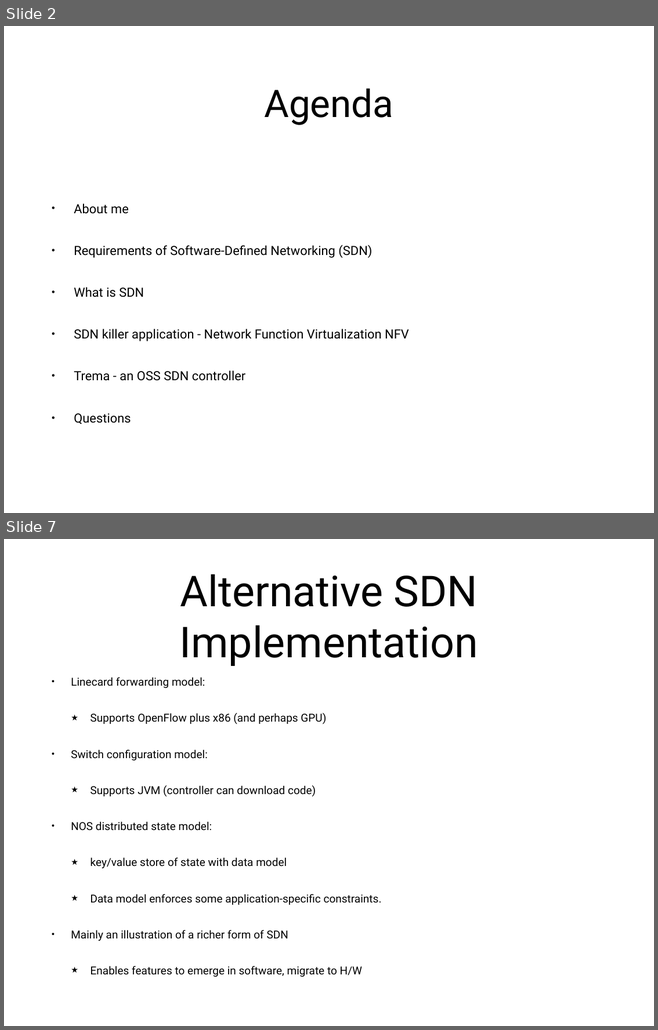
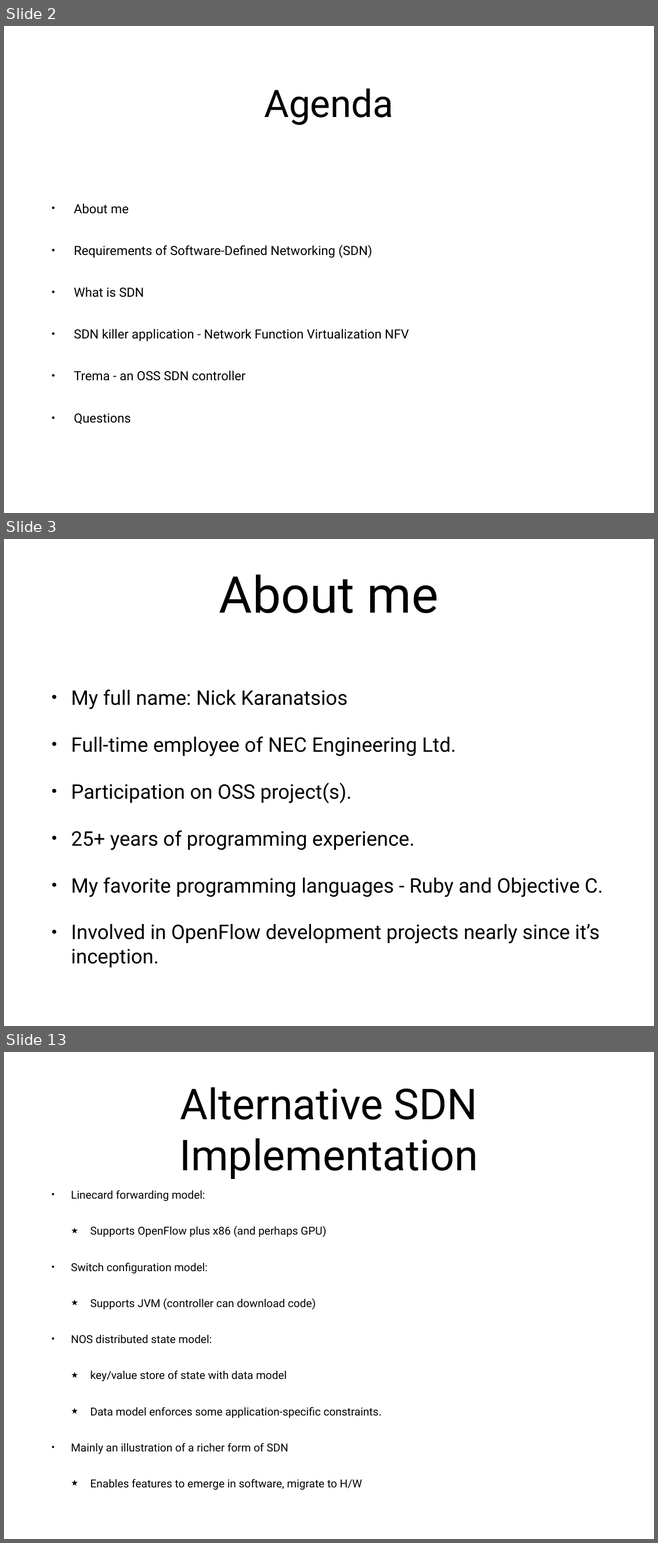
Before and after one commit to nickkaranatsios/ruby-utils, a slide deck: docs/sdn-lecture-notes.pptx. Shown one above the other, each under a label of ours: slides 2 and 7 before the commit, slides 2, 3 and 13 after it; the slides between them are not shown. The pictures are 658x1030 and 658x1543 pixels, drawn with LibreOffice and Linux fonts; fonts in the diff are those of the drawing. Boxes give left, top, right and bottom in pixels: in the first picture for what was removed or moved away, otherwise in the second. Text is boxed around its words. In the diff, an @@ line names an element or a change of style, - is before the commit and + after.

```diff
--- a/docs/sdn-lecture-notes.pptx
+++ b/docs/sdn-lecture-notes.pptx
@@ slide 3 added at (4, 539, 654, 1026), background #FFFFFF @@
@@ title added at (219, 574, 438, 613), 80 pt, text #000000 @@
+About me
@@ text added at (71, 689, 603, 968), 31.7 pt, text #000000 @@
+• My full name: Nick Karanatsios
+• Full-time employee of NEC Engineering Ltd.
+• Participation on OSS project(s).
+• 25+ years of programming experience.
+• My favorite programming languages - Ruby and Objective C.
+• Involved in OpenFlow development projects nearly since it’s inception.
@@ what was slide 7 is now slide 13 @@
```
Also in this commit, not shown: 4 slides changed, 7 other slides added, 2 slides removed.
